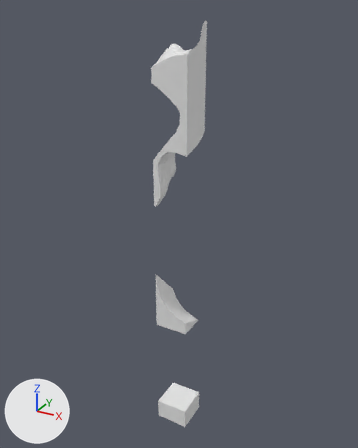
Renders of the glTF model assets/terrain/surface_pieces/surf_5_15.glb from each side of a commit.
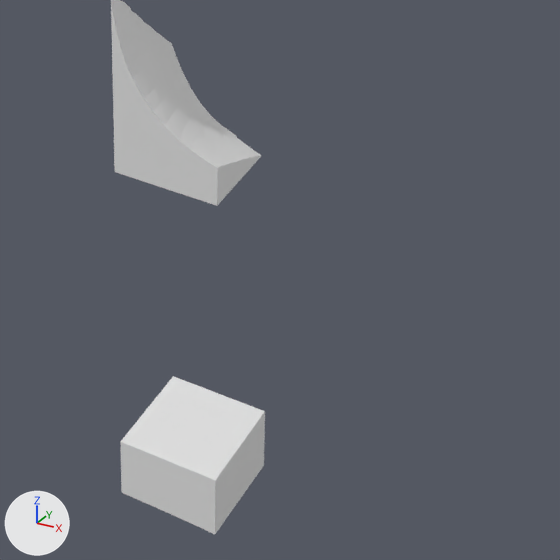
Each version appears first whole from a camera (50 mm lens) standing at (-51.6, -23.7, 9.4) and looking at (-83.2, 33.8, -19.3), and next in a close-up on the part from 35% to 79% of the width and 62% to 97% of the height. Arrows for +X, +Y and +Z are at lower left; the lights stay in place. The first two pictures are the older version. Where no turn or scale is listed for an object, it has been applied to the vertices.

Before the edit, the objects in view are built like this:
```python
me_layer_12 = bpy.data.meshes.new('layer_12')
me_layer_12.from_pydata(...)  # 71 vertices, 138 faces; spans x -85.0..-80.0, y 30.0..35.0, z -53.34..-50.0
me_layer_7 = bpy.data.meshes.new('layer_7')
me_layer_7.from_pydata(...)  # 49 vertices, 94 faces; spans x -85.0..-84.03, y 30.0..33.73, z -30.0..-26.34
me_layer_8 = bpy.data.meshes.new('layer_8')
me_layer_8.from_pydata(...)  # 122 vertices, 240 faces; spans x -85.0..-80.0, y 30.0..35.0, z -35.0..-30.0
ob_layer_12 = bpy.data.objects.new('layer_12', me_layer_12)
ob_layer_12.location = (0.0, 0.0, 0.0)
ob_layer_7 = bpy.data.objects.new('layer_7', me_layer_7)
ob_layer_7.location = (0.0, 0.0, 0.0)
ob_layer_8 = bpy.data.objects.new('layer_8', me_layer_8)
ob_layer_8.location = (0.0, 0.0, 0.0)
```
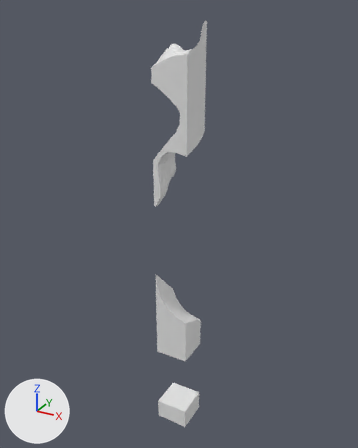
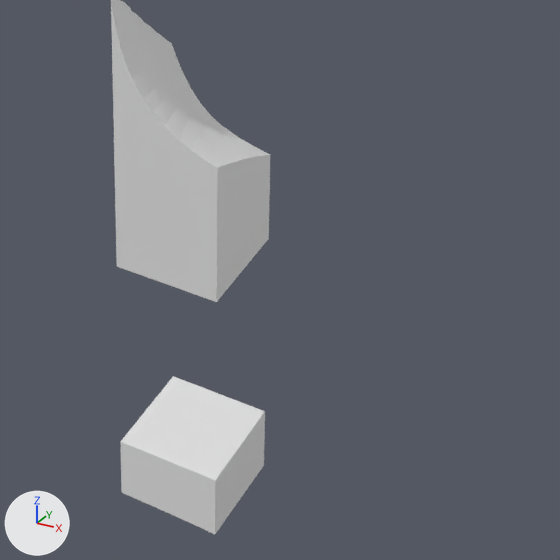
Changed parts and their boxes (x1, y1, x2, y2) in the close-ups (560 x 560 px):
'layer_9', added: after (115, 136, 270, 302)

The change in detail:
Mesh me_layer_9 is new.
It has 23 vertices, 42 faces and spans x -85.0..-80.0, y 30.0..35.0, z -40.0..-35.0.
Object 'layer_9' (ob_layer_9) is new; it shows me_layer_9.
Its location is (0.0, 0.0, 0.0).
